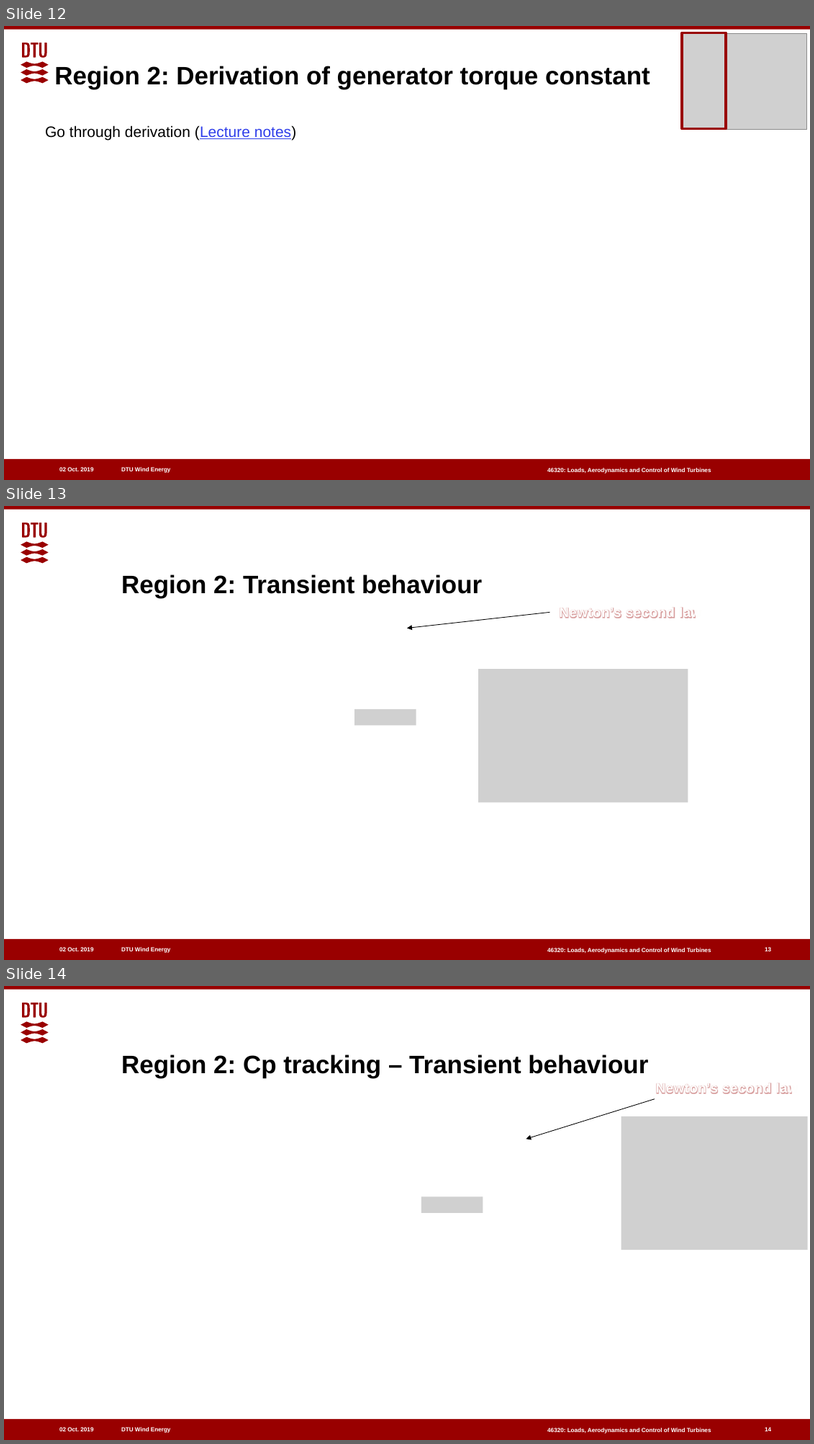
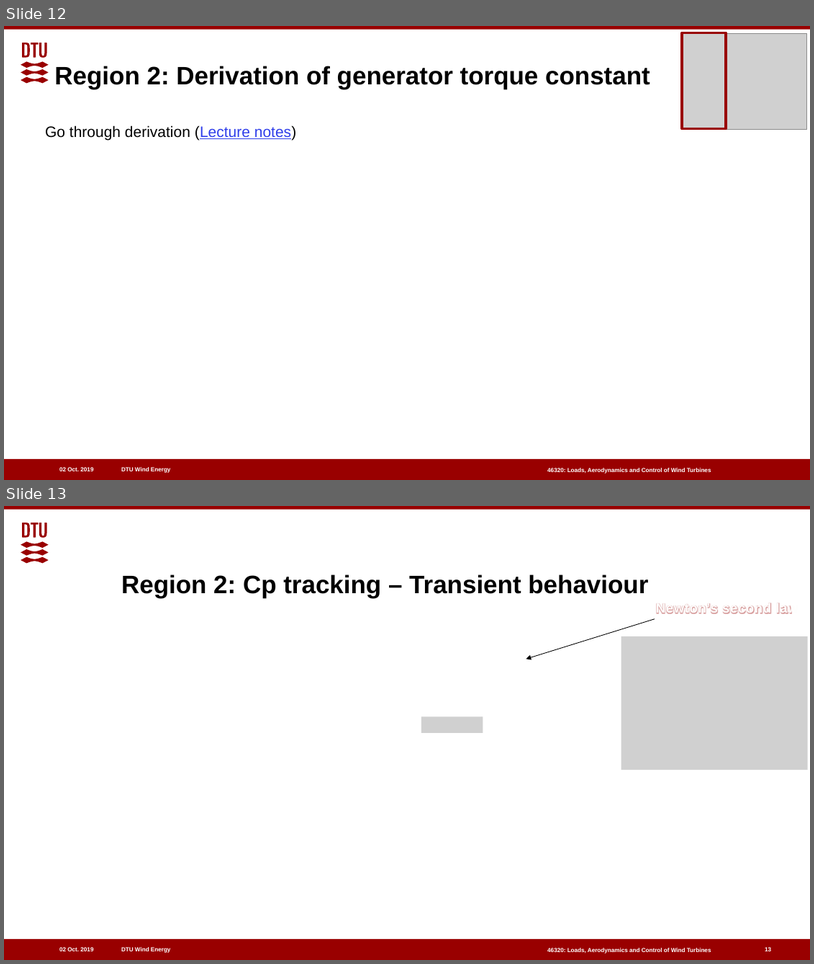
Before and after one commit to alanliowh/Control_Online_Course, a slide deck: teaching materials/Day 1/Day1_part_2.pptx. Shown one above the other, each under a label of ours: slides 12, 13 and 14 before the commit, slides 12 and 13 after it. The pictures are 814x1444 and 814x964 pixels, drawn with LibreOffice and Linux fonts; fonts in the diff are those of the drawing; grey boxes stand for pictures. Boxes give left, top, right and bottom in pixels: in the first picture for what was removed or moved away, otherwise in the second. Text is boxed around its words. In the diff, an @@ line names an element or a change of style, - is before the commit and + after.

```diff
--- a/teaching materials/Day 1/Day1_part_2.pptx
+++ b/teaching materials/Day 1/Day1_part_2.pptx
@@ slide 13 removed at (x1=4, y1=506, x2=810, y2=960), background #FFFFFF; not listed: 6 template elements that a slide beside it also shows @@
@@ title removed at (x1=121, y1=574, x2=482, y2=598) @@
-Region 2: Transient behaviour
@@ arrow removed from (550, 612) to (407, 628) @@
@@ text removed at (x1=560, y1=607, x2=702, y2=618) @@
-Newton’s second law
@@ picture removed at (x1=479, y1=669, x2=688, y2=802) @@
@@ picture removed at (x1=355, y1=709, x2=417, y2=726) @@
@@ page number removed at (x1=765, y1=947, x2=772, y2=951) @@
-13
@@ what was slide 14 is now slide 13 @@
```
Also in this commit, not shown: 38 other files.
